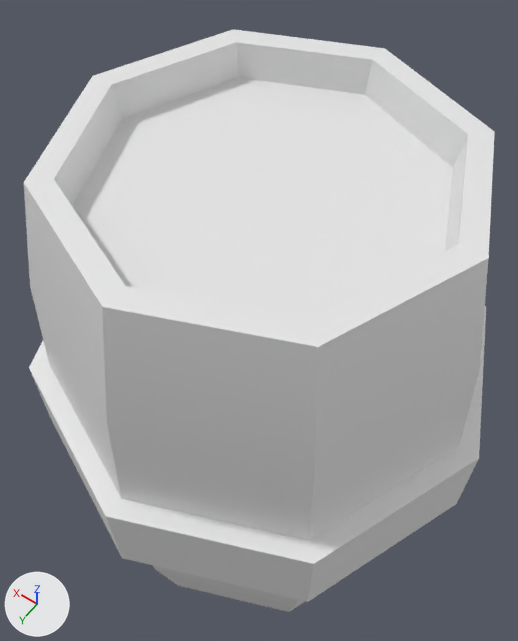
The FBX model Assets/Imports/3D/FBX/Props/Barrel.fbx: old version first, new version second.
Both versions are drawn from a 50 mm lens placed at (-0.129, 0.186, 0.467), pointed at (0.013, -0.012, 0.155). The lights are fixed; the arrows at lower left show +X, +Y and +Z. The picture after the commit comes second. Where no turn or scale is listed for an object, it has been applied to the vertices.

The first picture shows 'Barrel'.
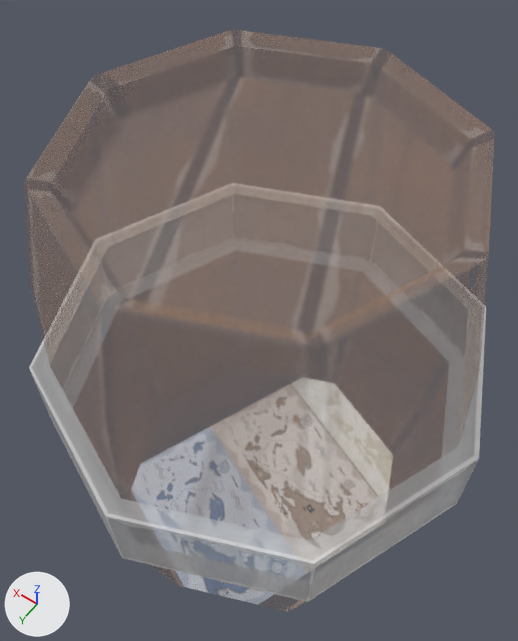
The newer file is also rescaled (x5.05) as a whole; pictures and numbers use the older file's frame.

Diff of the bpy script that builds the scene:
```diff
--- a/Assets/Imports/3D/FBX/Props/Barrel.fbx.py
+++ b/Assets/Imports/3D/FBX/Props/Barrel.fbx.py
@@ img_texture_boat_png @@
+img_texture_boat_png = load_image('texture_boat.png', '../../Texture/Boat/texture_boat.png', 4096, 4096, 'Non-Color')
@@ img_props_png @@
+img_props_png = load_image('props.png', '../../Texture/Boat/props.png', 4096, 4096, 'Non-Color')
@@ mat_barca @@
+mat_barca = bpy.data.materials.new('barca')
+# uses the picture img_texture_boat_png
@@ mat_props @@
+mat_props = bpy.data.materials.new('props')
+# uses the picture img_props_png
@@ me_cylinder_002 @@
 # used by ob_barrel; location = (0.0, 0.0, 0.0)
 # verts and faces of me_cylinder_002; kept vertices keep their numbers, new ones are numbered from 80
 # before: 1 (0.0, 0.083, 0.283) at pixel (125, 285), 3 (0.059, 0.059, 0.283) at pixel (53, 179), 5 (0.083, 0.0, 0.283) at pixel (111, 84), 7 (0.059, -0.059, 0.283) at pixel (236, 42), 9 (0.0, -0.083, 0.283) at pixel (372, 59)
 # before: 11 (-0.059, -0.059, 0.283) at pixel (468, 134), 13 (-0.083, 0.0, 0.283) at pixel (458, 244), 15 (-0.059, 0.059, 0.283) at pixel (310, 319)
-me_cylinder_002.from_pydata(...)  # 80 vertices, 74 faces; spans x -0.122..0.122, y -0.122..0.122, z 0.001..0.283
+me_cylinder_002.from_pydata(...)  # 88 vertices, 82 faces; spans x -0.122..0.122, y -0.122..0.122, z 0.001..0.283
+# me_cylinder_002 part 1
+verts[5] = (0.086, 0.0, 0.279)  # moved
+verts[13] = (-0.086, 0.0, 0.279)  # moved
+verts[3] = (0.061, 0.061, 0.279)  # moved
+verts[1] = (0.0, 0.086, 0.279)  # moved
+verts[7] = (0.061, -0.061, 0.279)  # moved
+verts[9] = (0.0, -0.086, 0.279)  # moved
+verts[11] = (-0.061, -0.061, 0.279)  # moved
+verts[15] = (-0.061, 0.061, 0.279)  # moved
+# me_cylinder_002 part 2
+# 8 faces are deleted
+# 8 new vertices lie (0.0, 0.0, -0.025) away from vertices in x -0.122..0.122, y -0.122..0.122, z 0.164
+# 16 new faces join them, mat_barca
+# me_cylinder_002 part 3: 50 faces spanning x -0.112..0.112, y -0.112..0.112, z 0.001..0.283 switch from no material to mat_props
+# me_cylinder_002 part 4: 16 faces spanning x -0.122..0.122, y -0.122..0.122, z 0.113..0.164 switch from no material to mat_barca
```

Pixel boxes [x1, y1, x2, y2] of what changed, in the pictures (518 x 641 px; the box of a moved part takes in the faces that stretch with it):
'Barrel', reshaped: before [24, 29, 495, 612]; after [29, 47, 486, 609]
part 1 of me_cylinder_002, moved or reshaped (not visible afterwards): before [24, 29, 495, 347]
part 2 of me_cylinder_002, cut back: before [31, 373, 478, 602]; after [31, 194, 482, 602]
part 3 of me_cylinder_002, recoloured: before [24, 29, 495, 612]; after [131, 47, 393, 609]
part 4 of me_cylinder_002, recoloured: before [29, 306, 486, 564]; after [29, 183, 486, 596]
